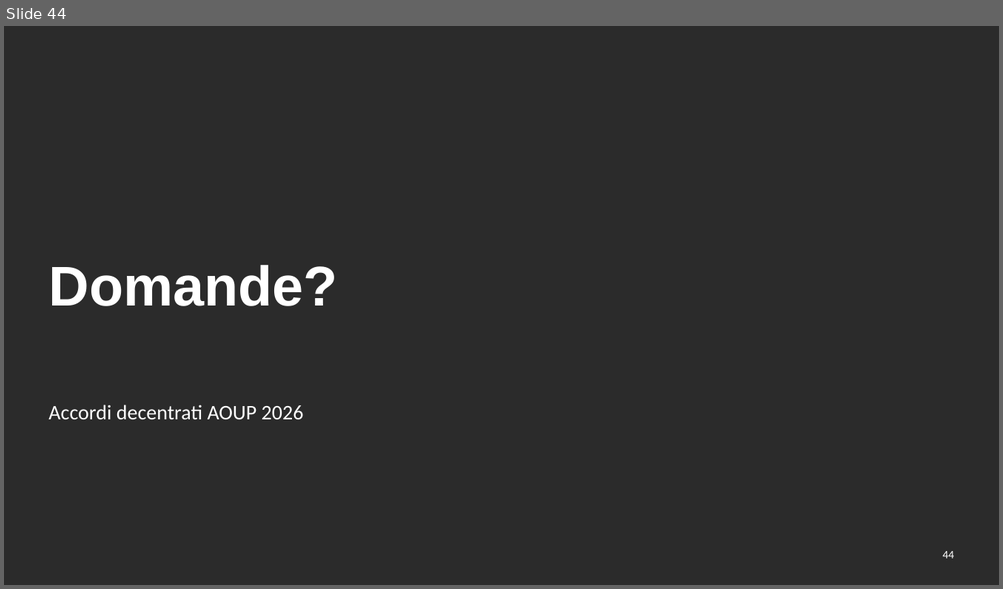
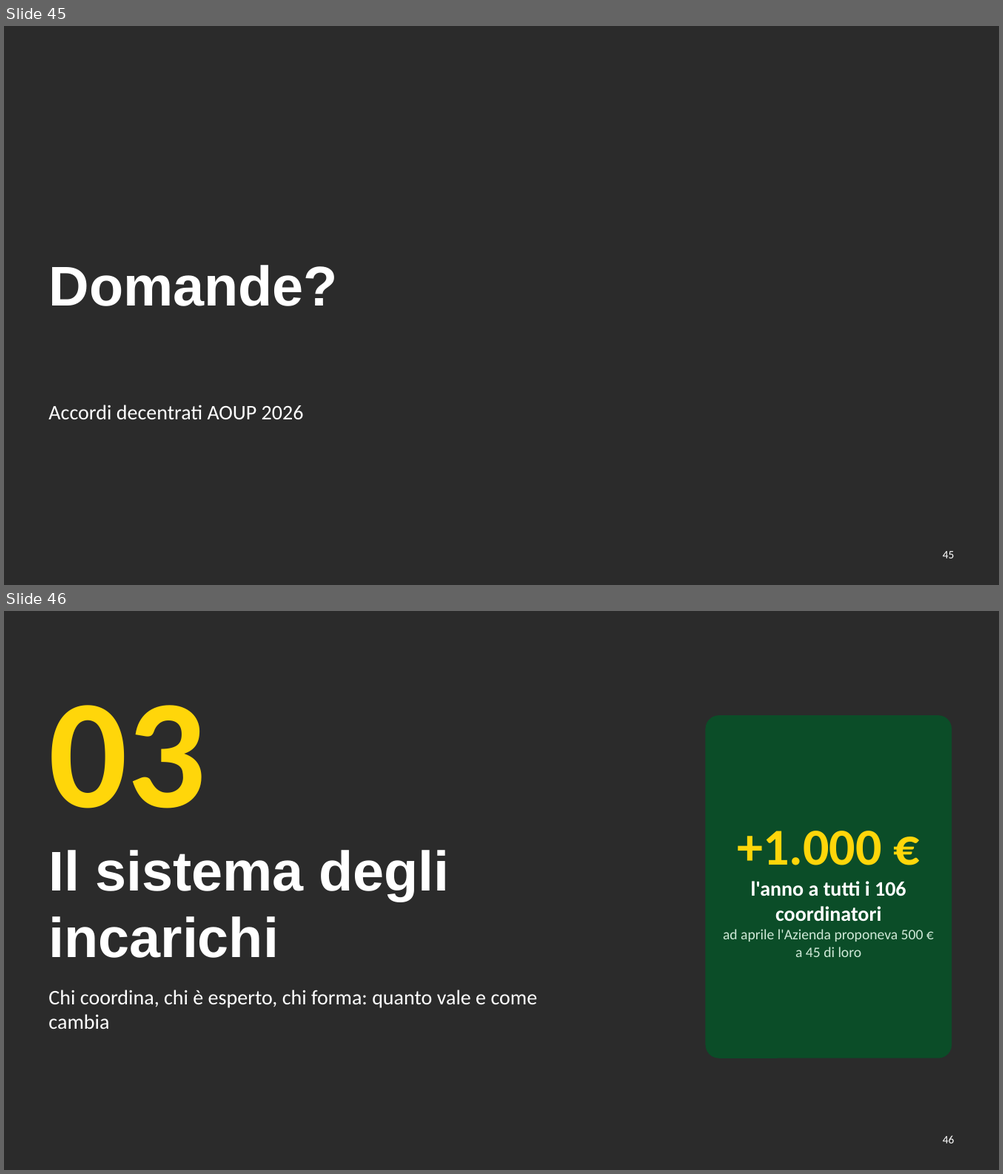
Before and after one commit to aki1806-droid/Prove, a slide deck: produzione/assemblea-2026-12-07/slide/assemblea-2026-12-07.pptx. Shown one above the other, each under a label of ours: slide 44 before the commit, slides 45 and 46 after it. The pictures are 1003x589 and 1003x1174 pixels, drawn with LibreOffice and Linux fonts; fonts in the diff are those of the drawing; background and template pictures are left out; a plain dark background stands for a picture behind light text. Boxes give left, top, right and bottom in pixels: in the first picture for what was removed or moved away, otherwise in the second. Text is boxed around its words. In the diff, an @@ line names an element or a change of style, - is before the commit and + after.

```diff
--- a/produzione/assemblea-2026-12-07/slide/assemblea-2026-12-07.pptx
+++ b/produzione/assemblea-2026-12-07/slide/assemblea-2026-12-07.pptx
@@ slide 46 added at (4,611,999,1170), background picture (left out) @@
@@ text added at (48,705,206,809), 150 pt, text #FFD60A, bold @@
+03
@@ rounded rectangle added at (706,715,951,1059), fill #0B4D28 @@
@@ text added at (723,831,923,957), 14 pt, text #CFE9D8 @@
++1.000 €
+l'anno a tutti i 106 coordinatori
+ad aprile l'Azienda proponeva 500 € a 45 di loro
@@ title added at (48,850,449,958), 54 pt, text #FFFFFF, bold @@
+Il sistema degli incarichi
@@ text added at (48,990,538,1029), 20 pt, text #FFFFFF @@
+Chi coordina, chi è esperto, chi forma: quanto vale e come cambia
@@ page number added at (942,1136,954,1144), 11 pt, text #FFFFFF @@
+46
@@ what was slide 44 is now slide 45 @@
@@ page number at (942,551,954,559): text changed @@
-44
+45
```
Also in this commit, not shown: 12 other slides added, 39 other files.
